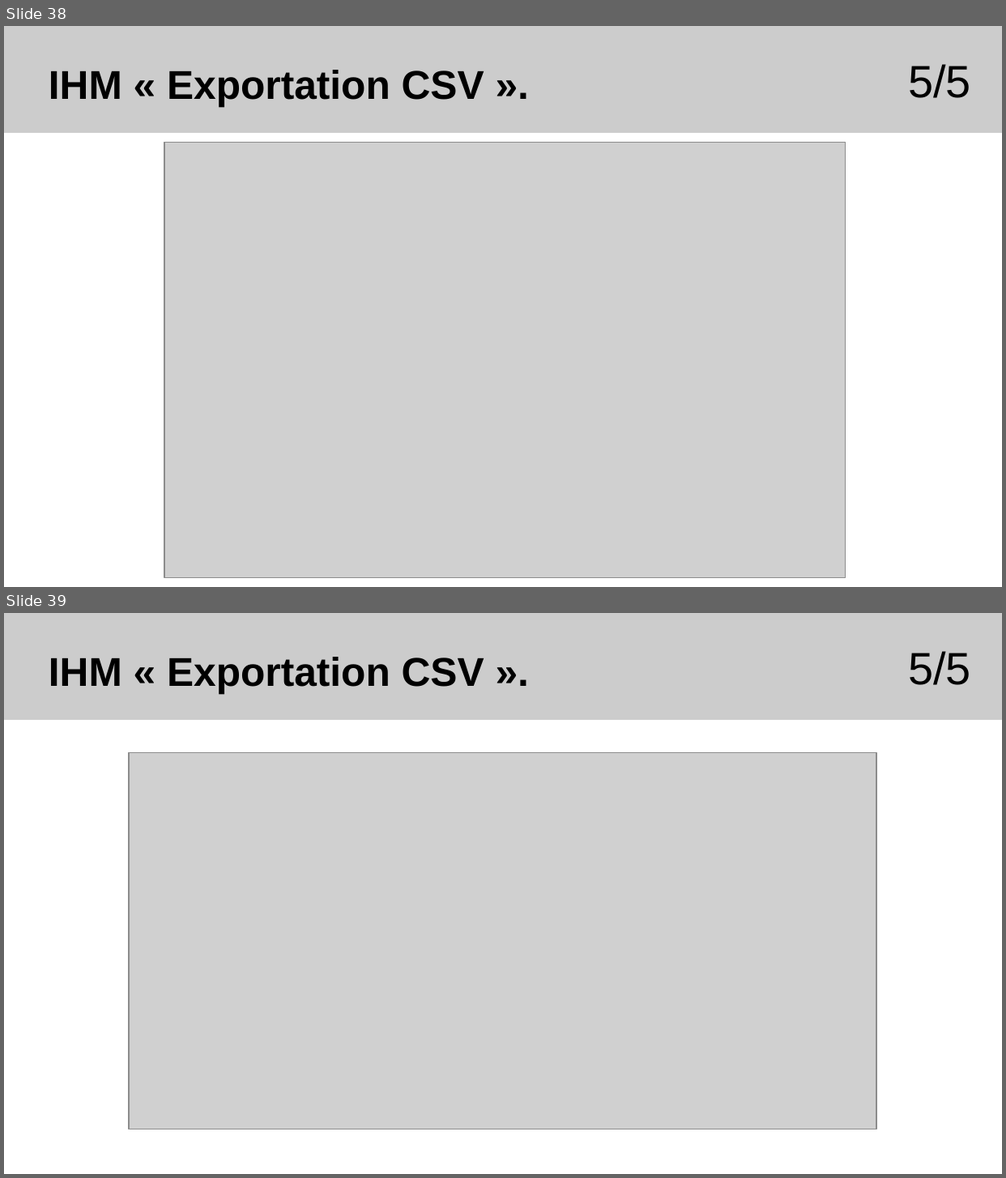
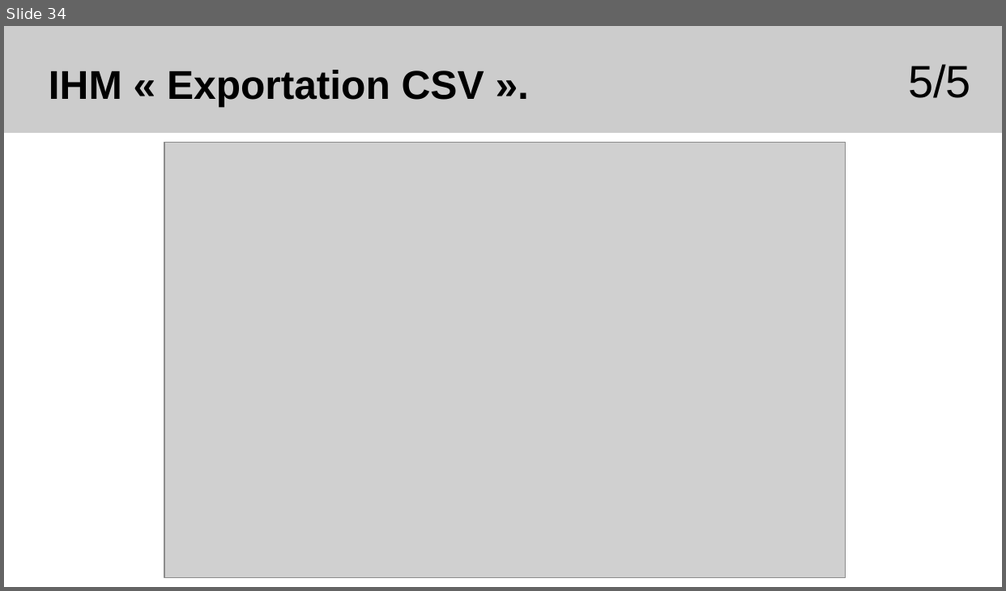
Before and after one commit to Sauvage89/sechoir-houblon, a slide deck: doc/diaporama/revue4/02-revue_sauvage.odp. Shown one above the other, each under a label of ours: slides 38 and 39 before the commit, slide 34 after it. The pictures are 1006x1178 and 1006x591 pixels, drawn with LibreOffice and Linux fonts; fonts in the diff are those of the drawing; grey boxes stand for pictures. Boxes give left, top, right and bottom in pixels: in the first picture for what was removed or moved away, otherwise in the second. Text is boxed around its words. In the diff, an @@ line names an element or a change of style, - is before the commit and + after.

```diff
--- a/doc/diaporama/revue4/02-revue_sauvage.odp
+++ b/doc/diaporama/revue4/02-revue_sauvage.odp
@@ slide 39 removed at [4,613,1002,1174], background #FFFFFF @@
@@ rectangle removed at [4,613,1002,720] @@
@@ text removed at [49,657,484,694] @@
-IHM « Exportation CSV ».
@@ text removed at [908,651,971,685] @@
-5/5
@@ picture removed at [129,752,877,1130] @@
@@ what was slide 38 is now slide 34 @@
```
Also in this commit, not shown: 16 slides changed, 1 other slide removed, 2 other files.
